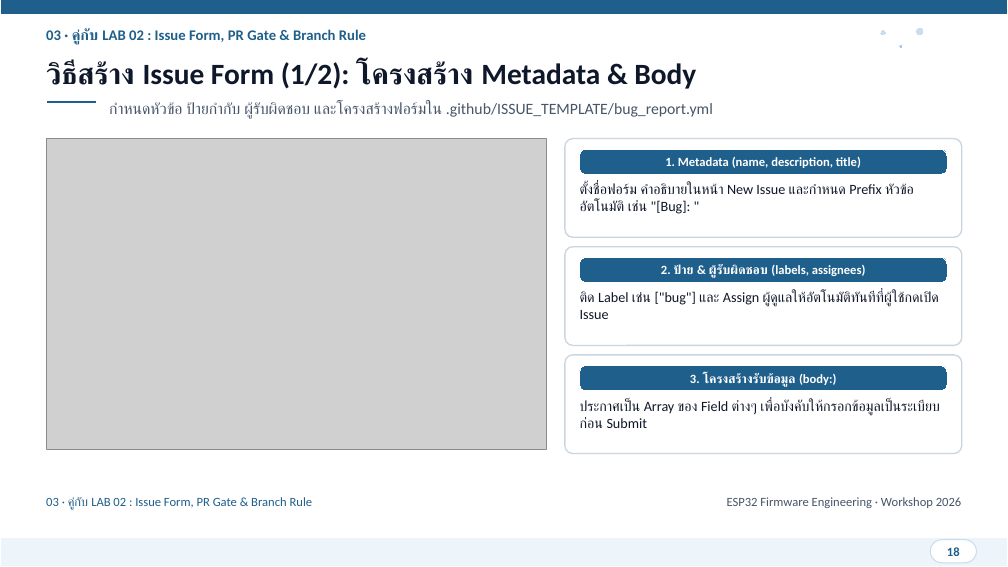
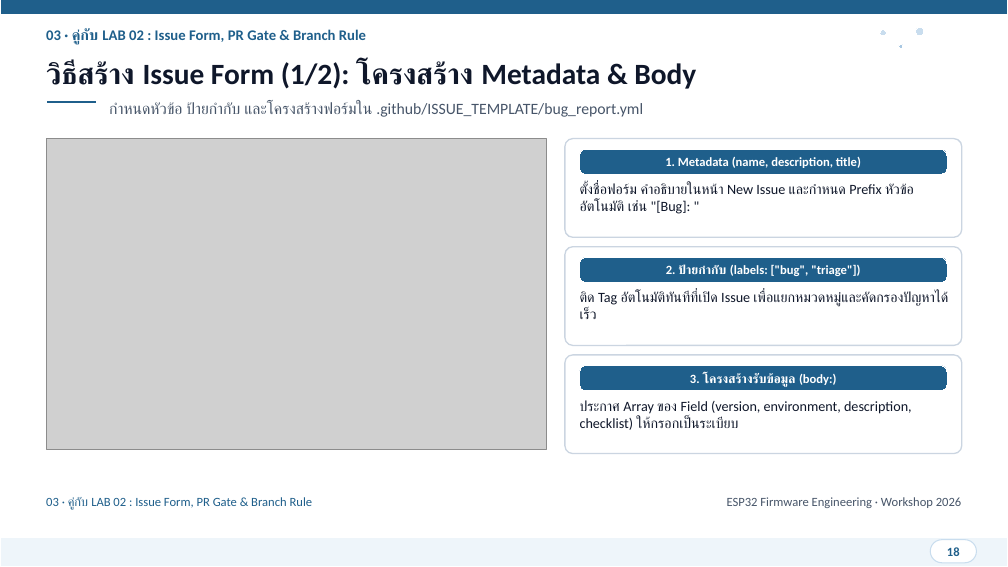
Before and after one commit to FreshmanMentor/git-practice, a slide deck: slide 18 of presentation/ESP32_Git_CICD_Workshop.pptx. Drawn at 1008x567 pixels with LibreOffice and Linux fonts; fonts in the diff are those of the drawing; grey boxes stand for pictures. Boxes give left, top, right and bottom in pixels: in the first picture for what was removed or moved away, otherwise in the second. Text is boxed around its words. In the diff, an @@ line names an element or a change of style, - is before the commit and + after.

```diff
--- a/presentation/ESP32_Git_CICD_Workshop.pptx
+++ b/presentation/ESP32_Git_CICD_Workshop.pptx
@@ text at <box>109,101,643,117</box>: text changed @@
-กำหนดหัวข้อ ป้ายกำกับ ผู้รับผิดชอบ และโครงสร้างฟอร์มใน .github/ISSUE_TEMPLATE/bug_report.yml
+กำหนดหัวข้อ ป้ายกำกับ และโครงสร้างฟอร์มใน .github/ISSUE_TEMPLATE/bug_report.yml
@@ text at <box>666,264,860,276</box>: text changed @@
-2. ป้าย & ผู้รับผิดชอบ (labels, assignees)
+2. ป้ายกำกับ (labels: ["bug", "triage"])
@@ text at <box>580,291,948,319</box>: text changed @@
-ติด Label เช่น ["bug"] และ Assign ผู้ดูแลให้อัตโนมัติทันทีที่ผู้ใช้กดเปิด Issue
+ติด Tag อัตโนมัติทันทีที่เปิด Issue เพื่อแยกหมวดหมู่และคัดกรองปัญหาได้เร็ว
@@ text at <box>580,400,912,430</box>: text changed @@
-ประกาศเป็น Array ของ Field ต่างๆ เพื่อบังคับให้กรอกข้อมูลเป็นระเบียบก่อน Submit
+ประกาศ Array ของ Field (version, environment, description, checklist) ให้กรอกเป็นระเบียบ
```
Also in this commit, not shown: 27 other slides changed, 49 other files.
